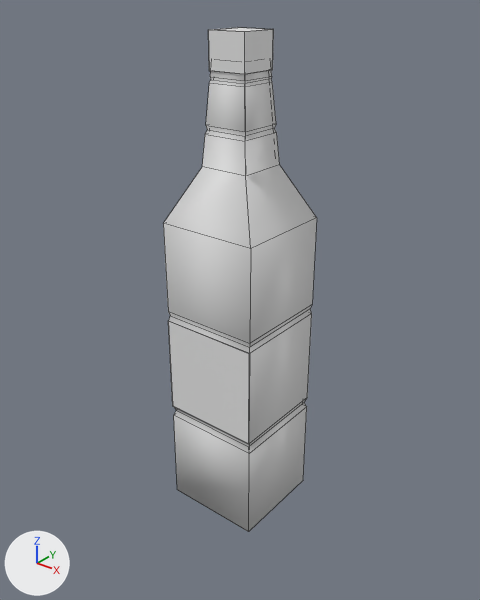
An edit to the FBX model working/subahu/Bourbon/Bourbon.fbx, drawn before and after from the same camera.
Camera for both pictures: a camera (50 mm lens) standing at (1.062, -1.333, 1.518) and looking at (-0.015, 0.014, 0.683). The lights are fixed; the arrows at lower left show +X, +Y and +Z. Mesh edges are drawn as thin lines.

Objects in the first picture: 'bootleCap', 'bottle', 'bottleLabel'.
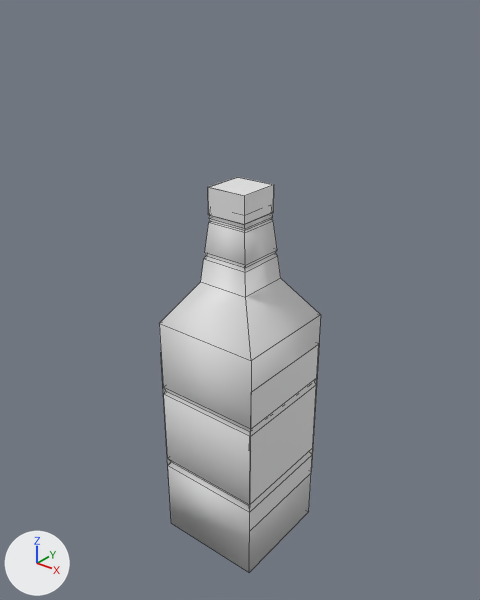
Boxes (x1, y1, x2, y2) around the edits, measured in the pictures (480 x 600 px):
'bottle', moved, rescaled, turned: before (163, 70, 317, 532); after (159, 213, 320, 572)
'bottleLabel', reshaped, moved, rescaled, turned: before (168, 321, 249, 444); after (161, 343, 320, 531)
'bootleCap', moved, rescaled, turned: before (208, 27, 274, 75); after (208, 177, 274, 225)
'bourbon', moved, rescaled, turned (not visible before): after (250, 449, 251, 470)
'bottleInside', moved, rescaled, turned (not visible before): after (250, 437, 251, 449)
part 1 of me_cube_003, added: after (161, 344, 319, 531)

Diff of the bpy script that builds the scene:
```diff
--- a/working/subahu/Bourbon/Bourbon.fbx.py
+++ b/working/subahu/Bourbon/Bourbon.fbx.py
@@ me_cube_003 @@
 me_cube_003.from_pydata(...)  # 8 vertices, 2 faces; spans x -1.0..1.0, y 0.98..1.0, z 1.24..3.22
 # used by ob_bottlelabel; parent = ob_bottle; location = (0.0, 0.0131, 0.0)
 # verts and faces of me_cube_003; kept vertices keep their numbers, new ones are numbered from 8
+# me_cube_003 part 1
+verts[8] = (-1.0, -1.01, 1.24)  # pixel (168, 483)
+verts[9] = (1.0, -1.01, 1.24)  # pixel (249, 531)
+verts[10] = (1.0, -1.01, 3.22)  # pixel (251, 392)
+verts[11] = (-1.0, -1.01, 3.22)  # pixel (160, 352)
+for new, old in zip([*range(12, 16)], [*range(8, 12)]): verts[new] = verts[old] + (0.0, 2.0, 0.0)
+faces += [(8, 11, 15, 12), (9, 13, 14, 10)]
@@ ob_bottle @@
 ob_bottle = bpy.data.objects.new('bottle', me_cube_001)
-ob_bottle.location = (0.0, 0.0, 0.166)
-ob_bottle.rotation_euler = (0.0, 0.0, -3.142)  # degrees (0, 0, -180)
-ob_bottle.scale = (0.147, 0.147, 0.147)
+ob_bottle.location = (0.0, 0.0, 0.0)
+ob_bottle.scale = (0.165, 0.165, 0.121)
@@ ob_bottlelabel @@
 ob_bottlelabel.parent = ob_bottle
-ob_bottlelabel.location = (0.0, 0.0131, 0.0)
+ob_bottlelabel.location = (0.0, 0.0131, -2.095)
+ob_bottlelabel.scale = (1.01, 1.0, 2.02)
```
